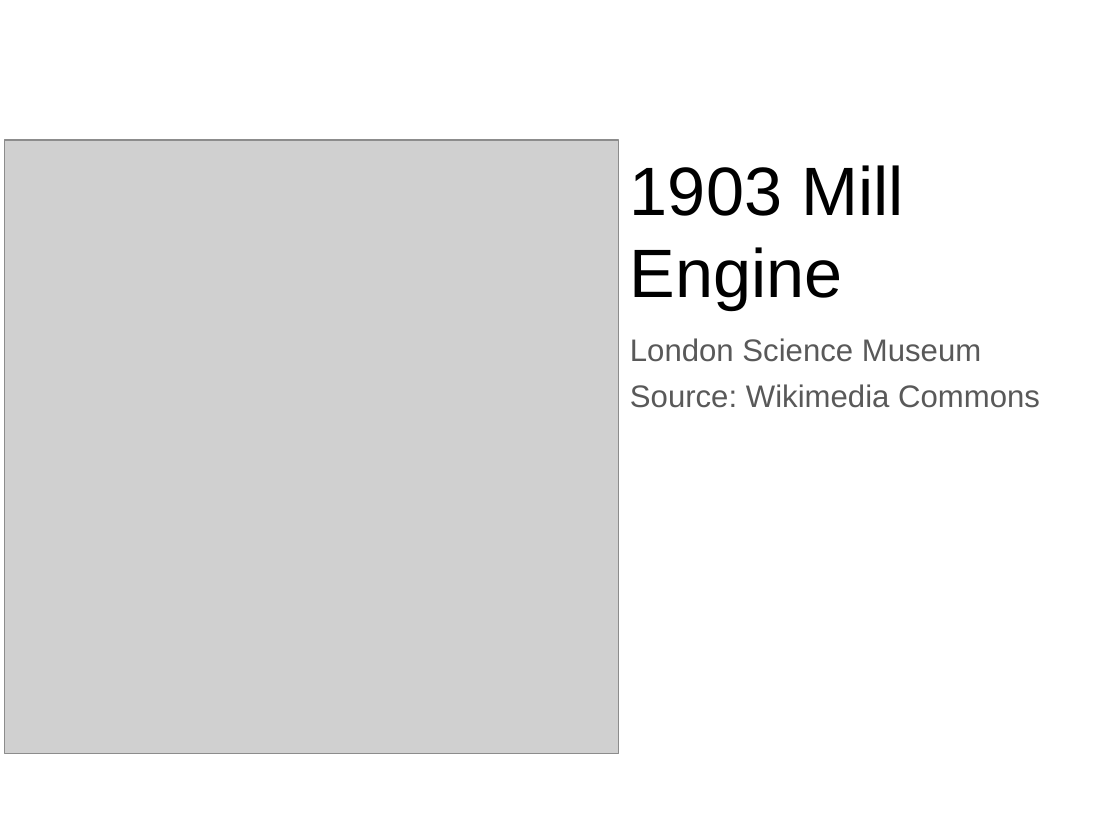
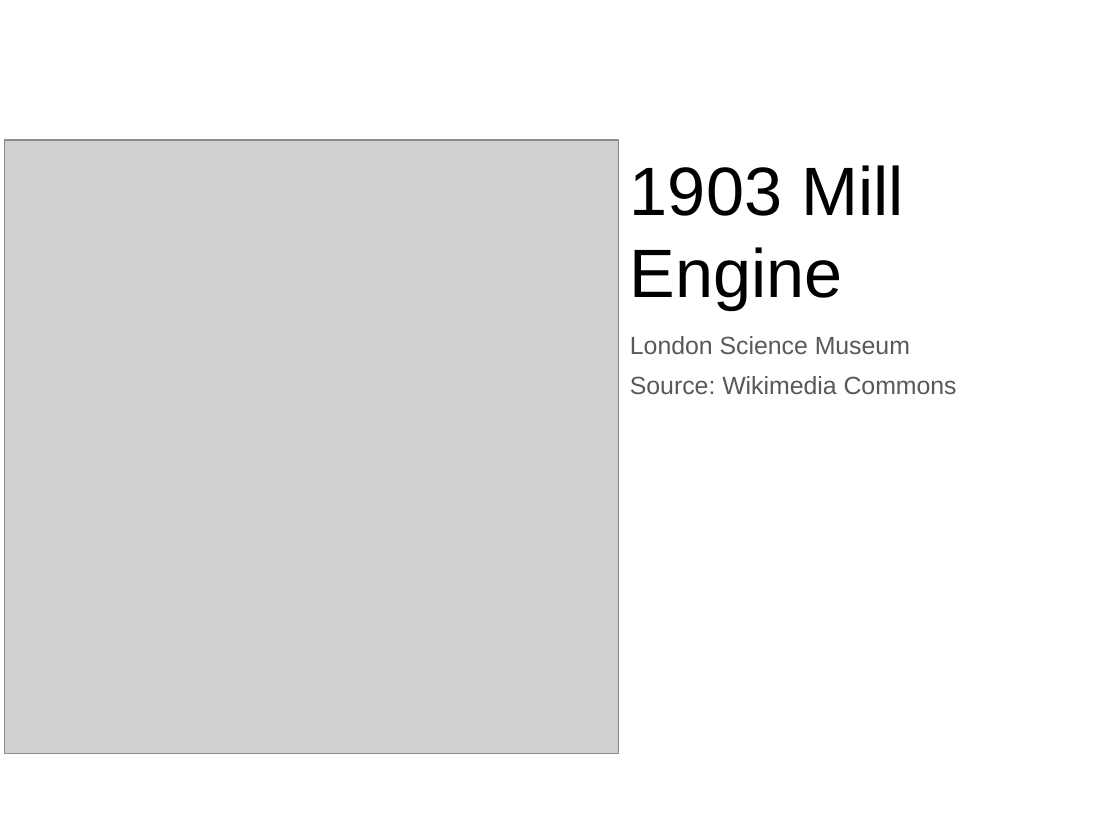
Before and after one commit to gian/defense, a slide deck: slide 8 of PhDDefense.pptx (slide 7 before the commit). Drawn at 1120x840 pixels with LibreOffice and Linux fonts; fonts in the diff are those of the drawing; grey boxes stand for pictures; background and template pictures are left out. Boxes give left, top, right and bottom in pixels: in the first picture for what was removed or moved away, otherwise in the second. Text is boxed around its words. In the diff, an @@ line names an element or a change of style, - is before the commit and + after.

```diff
--- a/PhDDefense.pptx
+++ b/PhDDefense.pptx
@@ text "London Science Museum" at bbox=[630, 336, 957, 394]: size 20 to 16 pt @@
```
Also in this commit, not shown: 10 other slides changed, 10 slides added, 4 slides removed.
